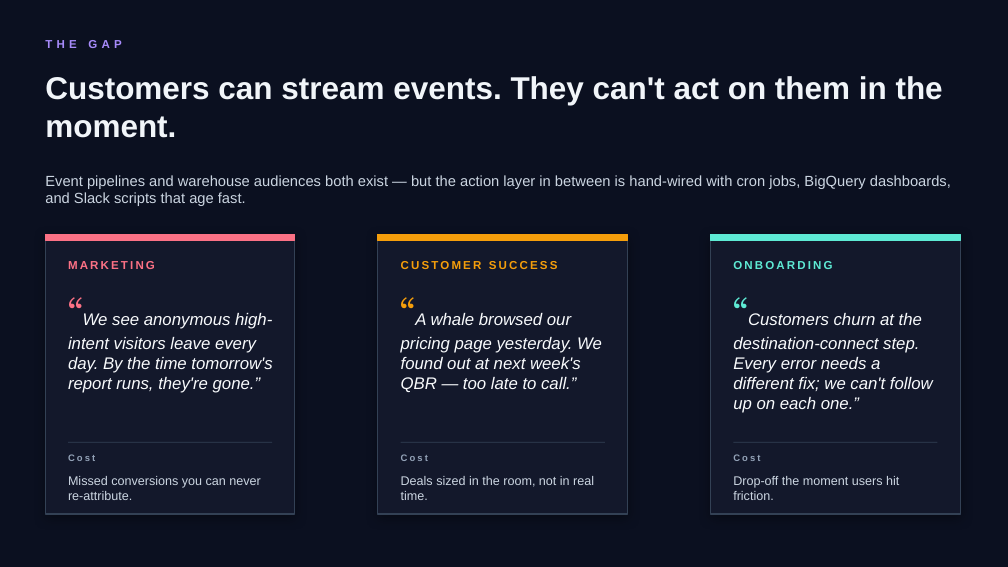
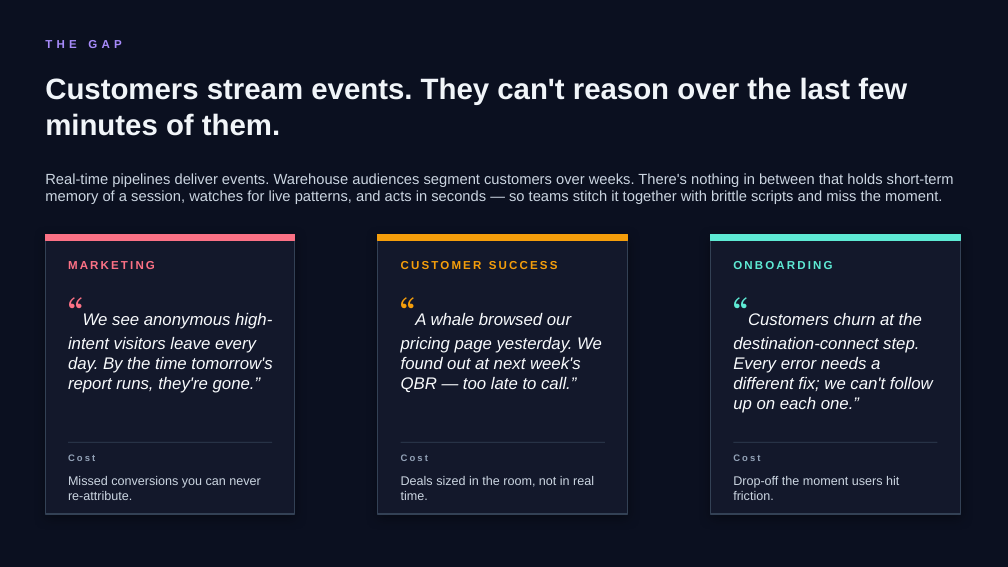
Before and after one commit to kuldeep0020/realtime-events-ai-trigger-svc, a slide deck: slide 2 of docs/pitch-deck/realtime-events-ai-triggers.pptx. Drawn at 1008x567 pixels with LibreOffice and Linux fonts; fonts in the diff are those of the drawing. Boxes give left, top, right and bottom in pixels: in the first picture for what was removed or moved away, otherwise in the second. Text is boxed around its words. In the diff, an @@ line names an element or a change of style, - is before the commit and + after.

```diff
--- a/docs/pitch-deck/realtime-events-ai-triggers.pptx
+++ b/docs/pitch-deck/realtime-events-ai-triggers.pptx
@@ text at bbox=[45, 77, 907, 136]: text changed; size 30 to 28 pt @@
-Customers can stream events. They can't act on them in the moment.
+Customers stream events. They can't reason over the last few minutes of them.
@@ text at bbox=[45, 173, 954, 204]: text changed @@
-Event pipelines and warehouse audiences both exist — but the action layer in between is hand-wired with cron jobs, BigQuery dashboards, and Slack scripts that age fast.
+Real-time pipelines deliver events. Warehouse audiences segment customers over weeks. There's nothing in between that holds short-term memory of a session, watches for live patterns, and acts in seconds — so teams stitch it together with brittle scripts and miss the moment.
```
Also in this commit, not shown: 1 other slide changed, 3 other files.
